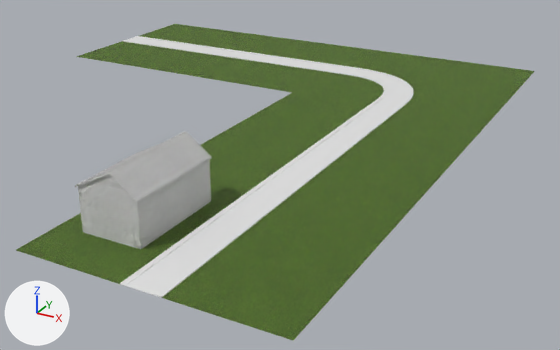
One commit to the Blender file Assets/Models/untitled.blend: the scene before it, then after it.
Before and after are seen from a camera (50 mm lens) standing at (145.0, -436.0, 136.0) and looking at (-38.0, -104.0, -30.0). The axes (+X, +Y, +Z) are drawn at lower left. The lights are the same throughout. The older version comes first.
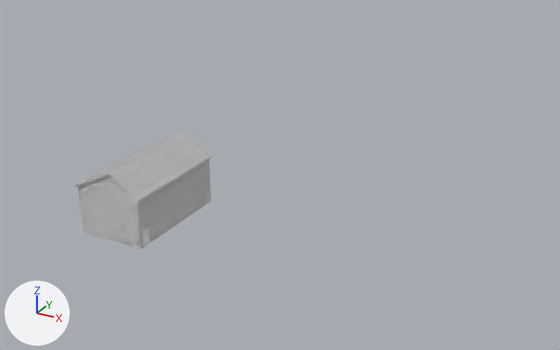
The newer file is also rescaled (x1.141), turned or shifted as a whole; pictures and numbers use the older file's frame.

Changed parts and their boxes (x1, y1, x2, y2) in the pictures (560 x 350 px):
'Plane', deleted (green): before (16, 24, 534, 341)
'Cube.001', deleted: before (120, 36, 413, 298)
    faces in mat_road1 (its picture is missing): (126, 37, 409, 296)
    faces in mat_roadconcrete1 (its picture is missing): (120, 36, 413, 298)
'Cube', added: after (143, 229, 149, 246)
'Cube.003', added: after (143, 228, 149, 246)

The change, as a list of edits to the scene's bpy script:
```text
Add me_cube_050:
    me_cube_050.from_pydata(...)  # 252 vertices, 252 faces; spans x -1.78..1.78, y -0.19..0.19, z -3.58..3.7
    me_cube_050.materials.append(mat_wood1)  # its picture is missing
Add me_cube_048:
    me_cube_048.from_pydata(...)  # 1590 vertices, 1540 faces; spans x -21.7..21.7, y -5.0..5.0, z -48.5..48.5
    me_cube_048.polygons.foreach_set('use_smooth', [True] * 1540)
    # faces by material slot: [466, 1074]
    me_cube_048.materials.append(mat_roadconcrete1)  # its picture is missing
    me_cube_048.materials.append(mat_road1)  # its picture is missing
Remove ob_plane:
    ob_plane = bpy.data.objects.new('Plane', me_plane)
    ob_plane.location = (0.0, 0.0, 0.0)
Remove ob_cube_001:
    ob_cube_001 = bpy.data.objects.new('Cube.001', me_cube_003)
    ob_cube_001.location = (-132.6, 0.0, 0.4)
Add ob_cube_003:
    ob_cube_003 = bpy.data.objects.new('Cube.003', me_cube_050)
    ob_cube_003.location = (-17.4, -242.6, 3.3)
    ob_cube_003.rotation_euler = (0.0, 0.0, 1.571)  # degrees (0, 0, 90)
    ob_cube_003.scale = (0.877, 0.877, 0.877)
Add ob_cube:
    ob_cube = bpy.data.objects.new('Cube', me_cube_048)
    ob_cube.location = (-17.4, -242.6, 3.3)
    ob_cube.rotation_euler = (0.0, 0.0, 1.571)  # degrees (0, 0, 90)
    ob_cube.scale = (0.0628, 0.0421, 0.0628)
```
